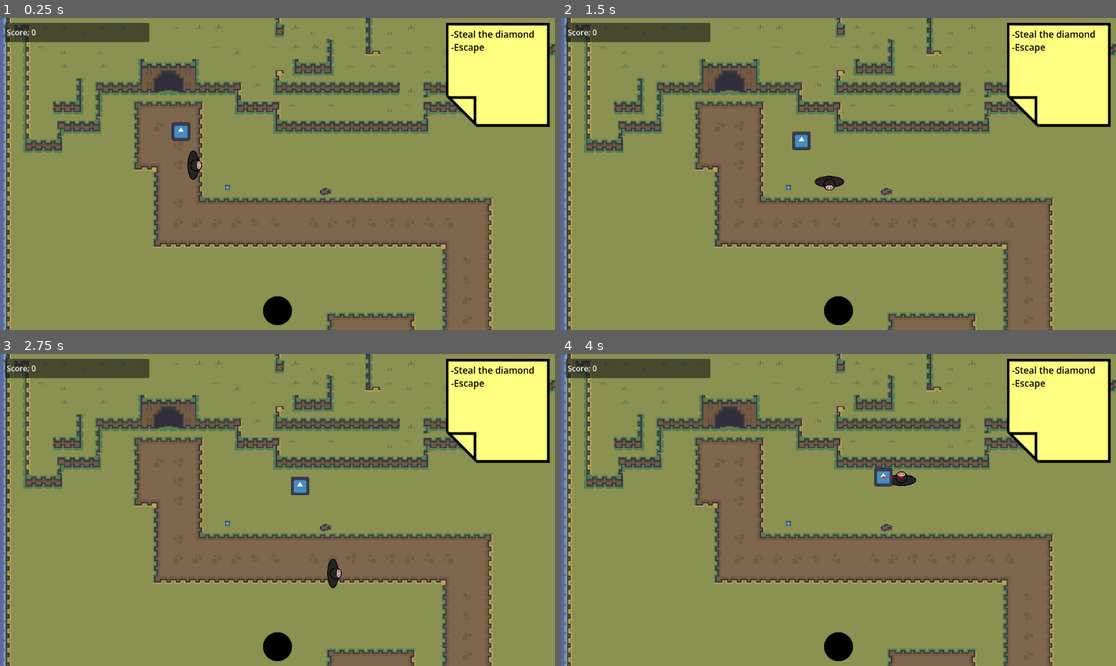
Above: before the commit, frames 1-4 (two rows, left to right).
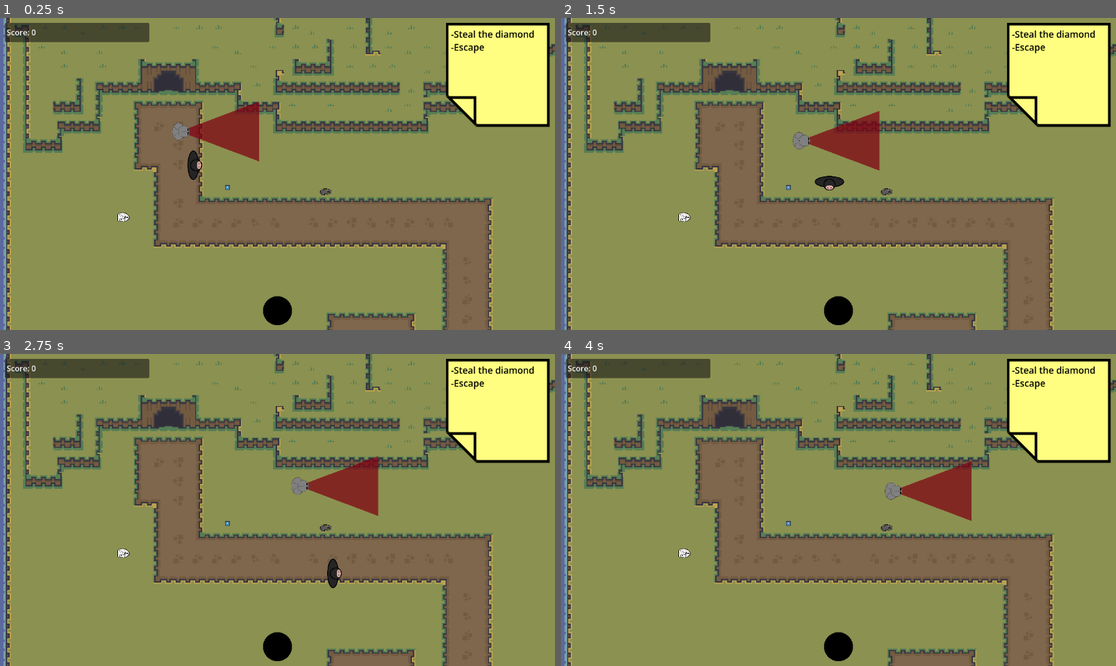
Above: after the commit, the same moments.

Repository: Quackstir/Game-Jam
Game: Godot game, scene res://Levels/CarlosTest/CarlosTestLevel.tscn
The game is run twice, just before and just after one commit, with the same random seed, the same clock (stepped at 60 frames per second) and the same inputs. This scene is started directly instead of the project's main scene. The engine's default icon, where the game draws it, is replaced by a stand-in: a white triangle on a blue panel in a dark square.
Inputs:
- Up to frame 1 (0.25 s): no input
- Up to frame 2 (1.5 s): hold D (move_right) 0.53-1.28 s; hold Q (activate_mask) 0.53-1.28 s; hold S (move_down) from 1.28 s (still down); tap E (interact) at 1.35 s
- Up to frame 3 (2.75 s): release S (move_down) at 2.03 s; hold D (move_right) from 2.03 s (still down); hold Q (activate_mask) from 2.03 s (still down)
- Up to frame 4 (4 s): release D (move_right) at 2.78 s; release Q (activate_mask) at 2.78 s; hold W (move_up) 2.78-3.53 s; tap E (interact) at 2.85 s; hold A (move_left) from 3.53 s (still down); hold Q (activate_mask) from 3.53 s (still down)

The runs differ from the first frame. In frame 1, 1.6% of the frame differs, in the area x 21-47%, y 26-66%; in frame 2, 1.6%; in frame 3, 1.6%; in frame 4, 1.9%, in the area x 21-74%, y 34-66%.
Error in both runs: Invalid call. Nonexistent function 'get_current_level' in base 'Nil'. (res://NPCs/Enemy/Guards/basic_guard.gd:163)

Commit message:
Guard Art and projectile detection

Diff:
--- a/Global Game Jam 2026/GlobalGameJam2026/Interactables/Masks/Scenes/mask_cop_projectile.tscn
+++ b/Global Game Jam 2026/GlobalGameJam2026/Interactables/Masks/Scenes/mask_cop_projectile.tscn
@@ -6,6 +6,9 @@
 [sub_resource type="RectangleShape2D" id="RectangleShape2D_w7ie4"]
 
 [node name="MaskCopProjectile" type="Area2D" unique_id=1085852277]
+collision_layer = 65
+collision_mask = 0
+monitoring = false
 script = ExtResource("1_treho")
 
 [node name="CollisionShape2D" type="CollisionShape2D" parent="." unique_id=339107446]
--- a/Global Game Jam 2026/GlobalGameJam2026/Levels/CarlosTest/CarlosTestLevel.tscn
+++ b/Global Game Jam 2026/GlobalGameJam2026/Levels/CarlosTest/CarlosTestLevel.tscn
@@ -68,3 +68,6 @@
 
 [node name="MaskStatue" parent="." unique_id=2094720340 instance=ExtResource("6_arqd1")]
 position = Vector2(676, 361)
+
+[node name="MaskCop" parent="." unique_id=272973029 instance=ExtResource("2_68ctx")]
+position = Vector2(256, 414)
--- a/Global Game Jam 2026/GlobalGameJam2026/NPCs/Enemy/Guards/basic_guard.gd
+++ b/Global Game Jam 2026/GlobalGameJam2026/NPCs/Enemy/Guards/basic_guard.gd
@@ -239,6 +239,7 @@
 	_turn_progress = clampf(_turn_progress, 0.0, 1.0)
 
 
+# lerps to look at path point then heads there RESET_TURN -> RESET
 func _turn_to_path(delta):
 	if _turn_towards(_target_nav_goal, delta):
 		_head_back_to_patrol_path()
@@ -310,11 +311,19 @@
 	if _current_state != State.KNOCKED_OUT:
 		# Player captured!
 		body.can_move = false
+		body.is_detectable = false
+		_change_state(State.IDLE)
 		Global.scene_manager.change_hud_scene("res://Levels/LoseScreen/lose_screen.tscn")
 
 
 # Knock out guard
 func _on_blind_spot_area_entered(_area):
+	_knock_out()
+
+
+# get shot
+func _on_hurt_box_area_entered(area):
+	area.queue_free()
 	_knock_out()
 
 
@@ -342,6 +351,7 @@
 	patrol_path.queue_free()
 
 
+# FOR DEBUG
 func _input(event: InputEvent) -> void:
 	if event.is_action_pressed("interact"):
 		#_knock_out()
--- a/Global Game Jam 2026/GlobalGameJam2026/NPCs/Enemy/Guards/basic_guard.tscn
+++ b/Global Game Jam 2026/GlobalGameJam2026/NPCs/Enemy/Guards/basic_guard.tscn
@@ -2,7 +2,8 @@
 
 [ext_resource type="Script" uid="uid://clu3m8ip8r4lq" path="res://NPCs/Enemy/Guards/basic_guard.gd" id="1_blie3"]
 [ext_resource type="PackedScene" uid="uid://c8rp8inbmjeiw" path="res://NPCs/Enemy/Guards/waypoint_area.tscn" id="2_44dus"]
-[ext_resource type="Texture2D" uid="uid://4q335xxs2p" path="res://icon.svg" id="2_r47l6"]
+[ext_resource type="Texture2D" uid="uid://b2cddoodt58qg" path="res://NPCs/Enemy/Guards/guard.png" id="2_th3xg"]
+[ext_resource type="Texture2D" uid="uid://cesqy747xst32" path="res://NPCs/Enemy/Guards/vision_cone.png" id="3_th3xg"]
 
 [sub_resource type="RectangleShape2D" id="RectangleShape2D_blie3"]
 
@@ -12,6 +13,8 @@
 
 [sub_resource type="CapsuleShape2D" id="CapsuleShape2D_44dus"]
 
+[sub_resource type="CircleShape2D" id="CircleShape2D_th3xg"]
+
 [node name="BasicGuard" type="CharacterBody2D" unique_id=1977318214]
 scale = Vector2(0.4, 0.4)
 collision_layer = 2
@@ -20,8 +23,10 @@
 metadata/_custom_type_script = "uid://clu3m8ip8r4lq"
 
 [node name="Sprite2D" type="Sprite2D" parent="." unique_id=910471963]
-scale = Vector2(0.75, 0.75)
-texture = ExtResource("2_r47l6")
+z_index = 2
+rotation = 1.5707964
+scale = Vector2(0.18, 0.18)
+texture = ExtResource("2_th3xg")
 
 [node name="CollisionShape2D" type="CollisionShape2D" parent="." unique_id=1631770831]
 scale = Vector2(4.4, 4.4)
@@ -44,6 +49,12 @@
 [node name="CollisionPolygon2D" type="CollisionPolygon2D" parent="VisionCone" unique_id=87919354]
 scale = Vector2(10, 10)
 polygon = PackedVector2Array(0, 0, 40, -15, 40, 15)
+
+[node name="Sprite2D" type="Sprite2D" parent="VisionCone" unique_id=388137347]
+position = Vector2(200, 0)
+rotation = -1.5707964
+scale = Vector2(0.62, 0.82)
+texture = ExtResource("3_th3xg")
 
 [node name="WaypointFinder" type="Area2D" parent="." unique_id=79589218]
 collision_layer = 0
@@ -72,6 +83,16 @@
 scale = Vector2(7, 5)
 shape = SubResource("CapsuleShape2D_44dus")
 
+[node name="HurtBox" type="Area2D" parent="." unique_id=1944593489]
+collision_layer = 0
+collision_mask = 64
+monitorable = false
+
+[node name="CollisionShape2D" type="CollisionShape2D" parent="HurtBox" unique_id=1408135688]
+scale = Vector2(4.855, 4.855)
+shape = SubResource("CircleShape2D_th3xg")
+debug_color = Color(0, 0.68235296, 0, 0.41960785)
+
 [connection signal="area_entered" from="CaptureArea" to="." method="_on_detection_area_area_entered"]
 [connection signal="body_entered" from="CaptureArea" to="." method="_on_detection_area_body_entered"]
 [connection signal="area_entered" from="VisionCone" to="." method="_on_vision_cone_area_entered"]
@@ -80,3 +101,4 @@
 [connection signal="area_entered" from="WaypointFinder" to="." method="_on_waypoint_finder_area_entered"]
 [connection signal="velocity_computed" from="NavigationAgent2D" to="." method="_on_navigation_agent_2d_velocity_computed"]
 [connection signal="area_entered" from="BlindSpot" to="." method="_on_blind_spot_area_entered"]
+[connection signal="area_entered" from="HurtBox" to="." method="_on_hurt_box_area_entered"]
--- a/Global Game Jam 2026/GlobalGameJam2026/project.godot
+++ b/Global Game Jam 2026/GlobalGameJam2026/project.godot
@@ -61,6 +61,7 @@
 2d_physics/layer_4="Waypoint"
 2d_physics/layer_5="PlayerBackstab"
 2d_physics/layer_6="GuardBlindSpot"
+2d_physics/layer_7="Projectile"
 
 [physics]
 
Binary file added: Global Game Jam 2026/GlobalGameJam2026/NPCs/Enemy/Guards/guard.png
Not shown, added: Global Game Jam 2026/GlobalGameJam2026/NPCs/Enemy/Guards/guard.png.import
Binary file added: Global Game Jam 2026/GlobalGameJam2026/NPCs/Enemy/Guards/vision_cone.png
Not shown, added: Global Game Jam 2026/GlobalGameJam2026/NPCs/Enemy/Guards/vision_cone.png.import
Not shown, added: Global Game Jam 2026/GlobalGameJam2026/export_presets.cfg
